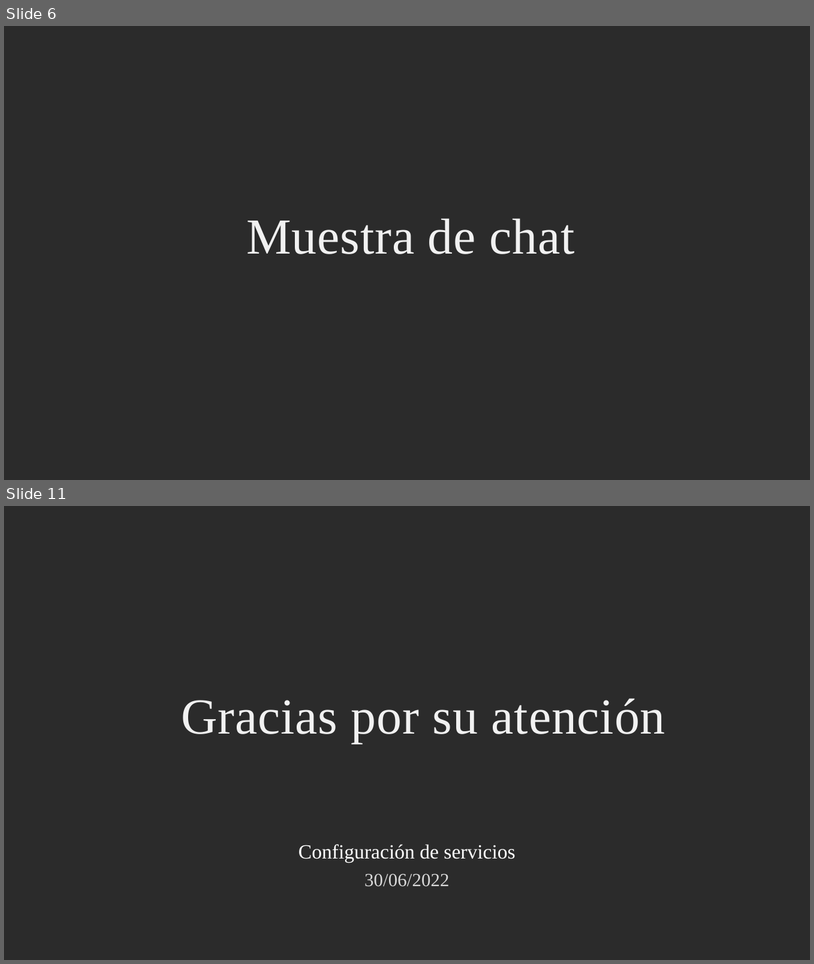
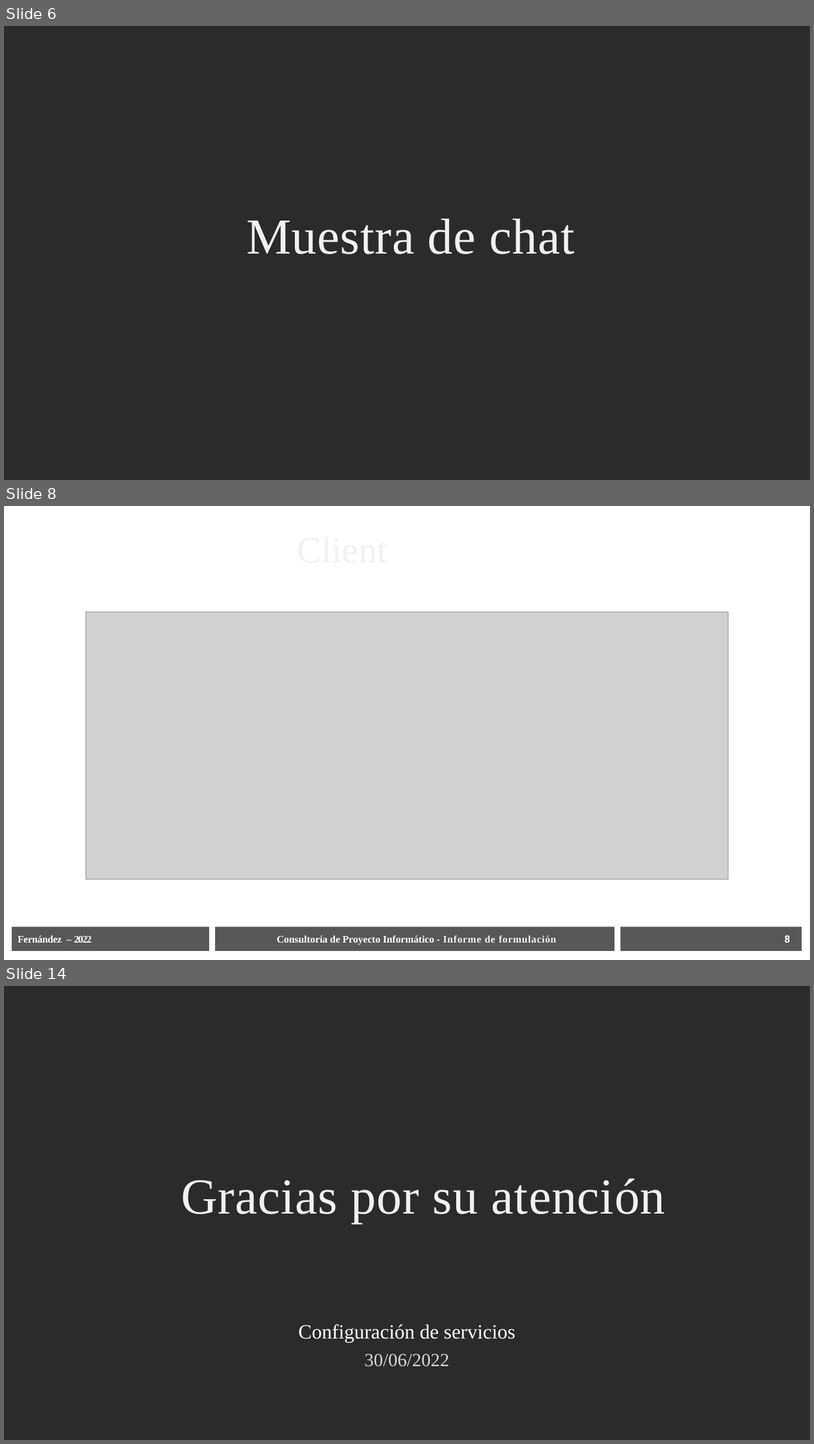
Before and after one commit to nconrad841/ConfiguracionDeServicios, a slide deck: Presentacion_2022_07_14.pptx. Shown one above the other, each under a label of ours: slides 6 and 11 before the commit, slides 6, 8 and 14 after it; the slides between them are not shown. The pictures are 814x964 and 814x1444 pixels, drawn with LibreOffice and Linux fonts; fonts in the diff are those of the drawing; grey boxes stand for pictures; background and template pictures are left out; a plain dark background stands for a picture behind light text. Boxes give left, top, right and bottom in pixels: in the first picture for what was removed or moved away, otherwise in the second. Text is boxed around its words. In the diff, an @@ line names an element or a change of style, - is before the commit and + after.

```diff
--- a/Presentacion_2022_07_14.pptx
+++ b/Presentacion_2022_07_14.pptx
@@ slide 8 added at (4,506,810,960), background #FFFFFF @@
@@ title added at (39,525,654,571), 44 pt, text #F1F1F1 @@
+Client
@@ picture added at (86,612,729,879) @@
@@ freeform shape added at (12,927,210,951), fill #585858 @@
@@ text added at (18,935,92,942), 12 pt, text #FFFFFF, bold @@
+Fernández – 2022
@@ freeform shape added at (215,927,615,951), fill #585858 @@
@@ text added at (277,935,557,945), 12 pt, text #FFFFFF, bold @@
+Consultoría de Proyecto Informático - Informe de formulación
@@ freeform shape added at (621,927,803,951), fill #585858 @@
@@ page number added at (785,935,791,942), 12 pt, text #FFFFFF, bold @@
+8
@@ what was slide 11 is now slide 14 @@
```
Also in this commit, not shown: 3 slides changed, 3 other slides added, 1 slide removed, 7 other files.
